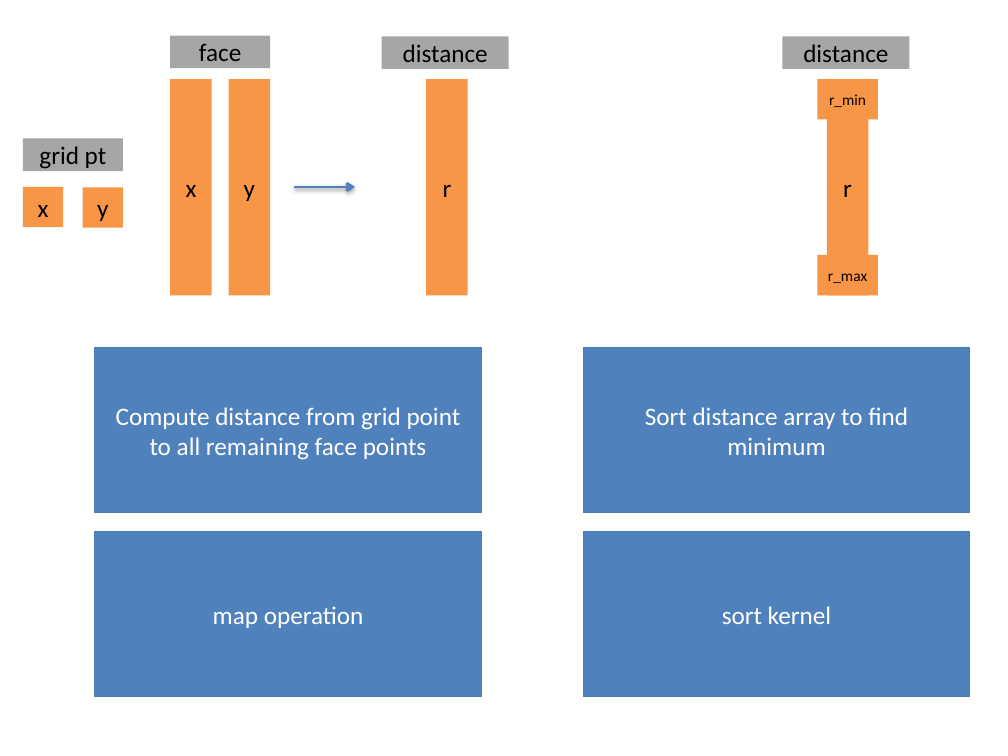
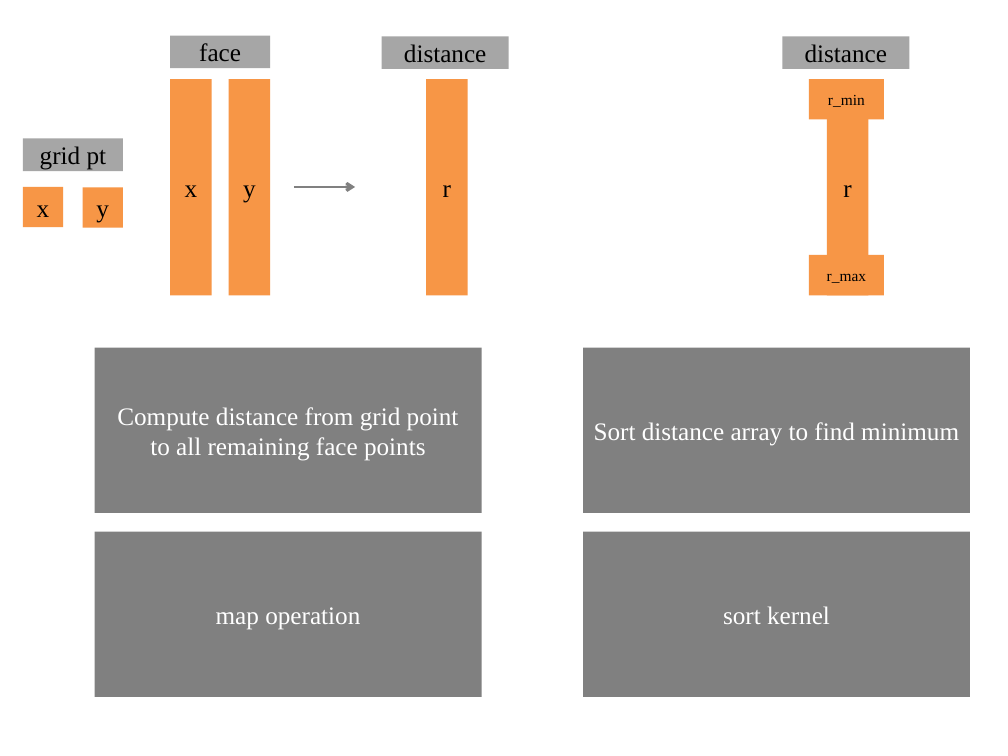
Before and after one commit to Basian/PC-WallDistanceProject, a slide deck: slide 11 of ProjectDoc/Diagrams/diagrams.pptx. Drawn at 1008x756 pixels with LibreOffice and Linux fonts; fonts in the diff are those of the drawing. Boxes give left, top, right and bottom in pixels: in the first picture for what was removed or moved away, otherwise in the second. Text is boxed around its words. In the diff, an @@ line names an element or a change of style, - is before the commit and + after.

```diff
--- a/ProjectDoc/Diagrams/diagrams.pptx
+++ b/ProjectDoc/Diagrams/diagrams.pptx
@@ rectangle "r_min": place and size @@
-rectangle "r_min" at <box>817,80,878,120</box>
+rectangle "r_min" at <box>808,80,883,120</box>
@@ arrow (294, 187) - (355, 187): stroke #4F81BD 2 pt to #808080 2 pt @@
@@ font Calibri to Times New Roman in 11 elements at <box>170,80,212,295</box>, <box>229,80,270,295</box>, <box>170,35,270,68</box>, <box>23,138,123,170</box>, <box>23,187,64,228</box>, <box>83,187,123,228</box>, <box>382,36,509,69</box>, <box>782,36,909,69</box>, <box>827,80,868,295</box>, <box>808,80,883,120</box>, <box>808,255,883,295</box> @@
@@ rectangle "r_max": place and size @@
-rectangle "r_max" at <box>817,255,878,295</box>
+rectangle "r_max" at <box>808,255,883,295</box>
@@ font Calibri to Times New Roman; fill #4F81BD to #808080; outline #4B7EBC 0.75 pt to none in 4 elements at <box>95,348,482,513</box>, <box>95,531,482,697</box>, <box>584,348,971,513</box>, <box>584,531,971,697</box> @@
```
Also in this commit, not shown: 6 other slides changed, 4 slides added, 54 other files.
